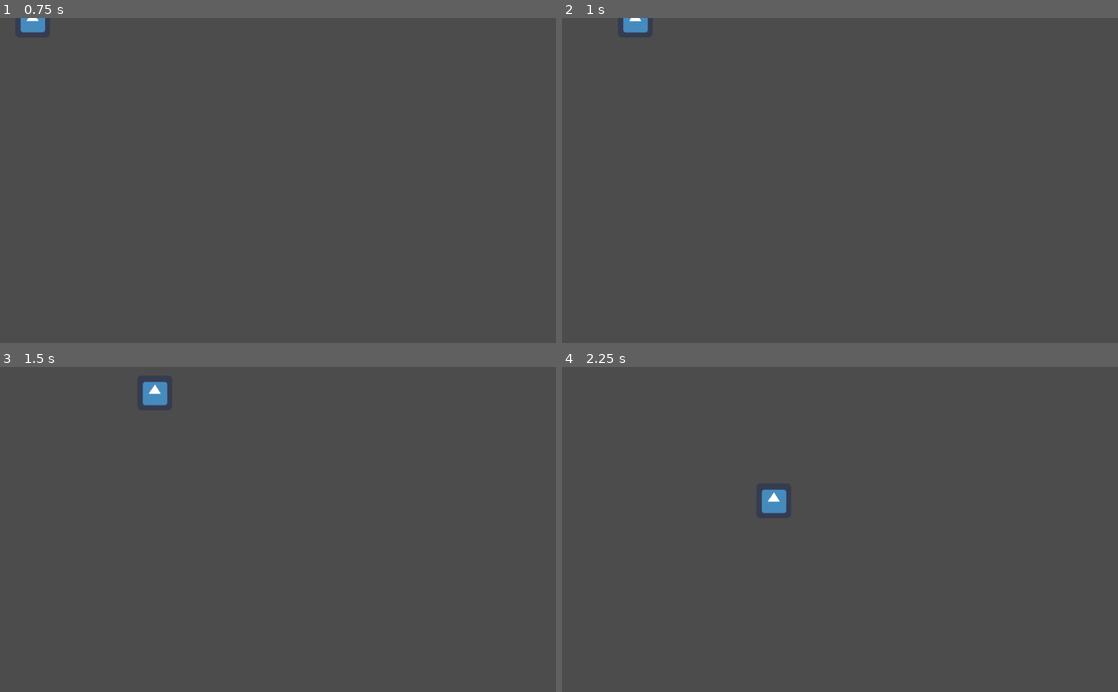
Above: before the commit, frames 1-4 (two rows, left to right).
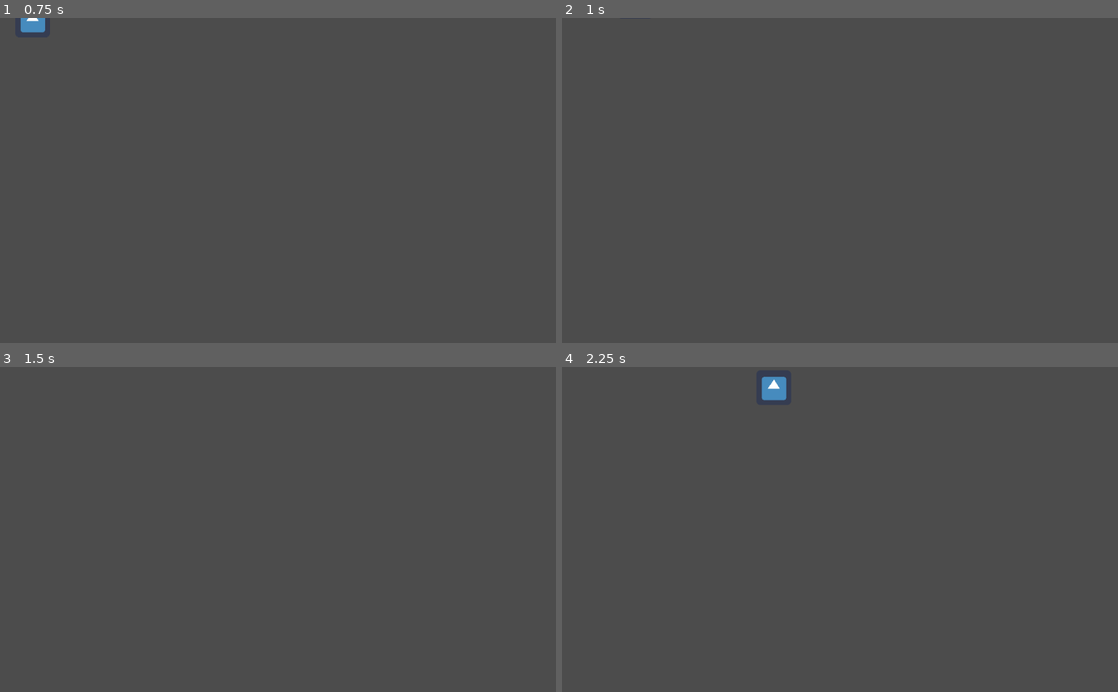
Above: after the commit, the same moments.

Repository: Tri-C-Games/CCC-Jam
Game: Godot game, scene res://World/Tutorial/Tutorial.tscn
Two runs of this game, one before a commit and one after it. Both use one fixed random seed, a clock stepped at 60 frames per second and the inputs below. The project has no main scene, so this scene is started directly. The engine's default icon, where the game draws it, is replaced by a stand-in: a white triangle on a blue panel in a dark square.
Inputs:
- Up to frame 1 (0.75 s): tap Enter at 0.5 s; hold Right (ui_right) from 0.53 s (still down)
- Up to frame 2 (1 s): keep holding Right (ui_right); tap Up (ui_up) at 0.77 s
- Up to frame 3 (1.5 s): keep holding Right (ui_right)
- Up to frame 4 (2.25 s): tap Up (ui_up) at 1.52 s; release Right (ui_right) at 2.03 s; hold Left (ui_left) from 2.03 s (still down)

Frame 1 is identical in both runs. In frame 2, 0.2% of the frame differs, in the area x 11-16%, y 0-5%; in frame 3, 0.3%; in frame 4, 0.7%, in the area x 35-41%, y 2-46%.

Commit message:
Update Player.gd

Diff:
--- a/Player/Scripts/Player.gd
+++ b/Player/Scripts/Player.gd
@@ -2,7 +2,7 @@
 
 var velocity = Vector2()
 var player_speed = 300 #max speed of the player
-var player_jump_speed = 10
+var player_jump_speed = 100
 var player_health = 100 #the health of the payer
 var can_walk = true #for checking if the player is mouving
 var can_jump = true #fir checking if the player is in a platform
